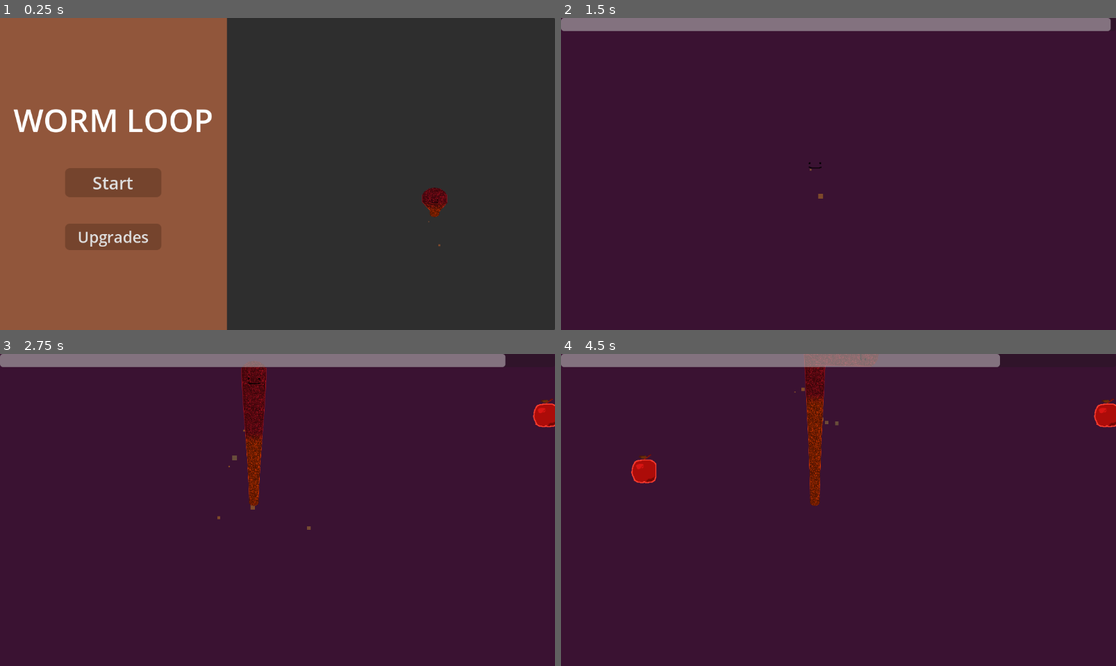
Above: before the commit, frames 1-4 (two rows, left to right).
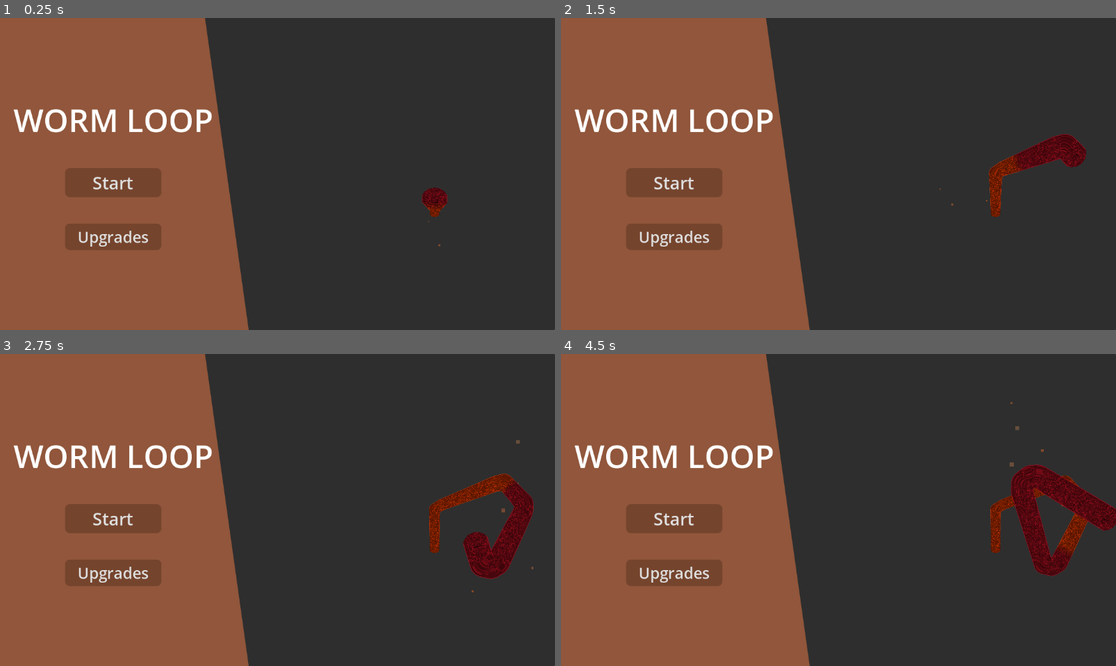
Above: after the commit, the same moments.

Repository: tylercchase/gmtk-2025
Game: Godot game, scene res://src/menus/main/main_menu.tscn
The game is run twice, just before and just after one commit, with the same random seed, the same clock (stepped at 60 frames per second) and the same inputs.
Inputs (mouse positions are in pixels of both pictures, inside the frame that each line leads up to):
- Up to frame 1 (0.25 s): no input
- Up to frame 2 (1.5 s): click "Upgrades" at 0.5 s; click (616, 86) at 1.25 s, where only the run before the commit has a clickable "Play Again"
- Up to frame 3 (2.75 s): click (111, 519) at 2 s, where only the run after the commit has a clickable "Start"
- Up to frame 4 (4.5 s): click (672, 519) at 2.75 s, where only the run after the commit has a clickable "Start"; move the mouse to (960, 494) at 3.52 s; hold D (move_right) 3.53-4.25 s; click (960, 494) at 3.6 s; drag from (727, 525) to (844, 354) at 4.27 s

The runs differ from the first frame. In frame 1, 2.1% of the frame differs, in the area x 36-45%, y 0-100%; in frame 2, 100%, in the area x 0-100%, y 0-100%; in frame 3, 100%; in frame 4, 100%.

Commit message:
style: main menu

Diff:
--- a/src/menus/main/main_menu.tscn
+++ b/src/menus/main/main_menu.tscn
@@ -10,6 +10,13 @@
 
 [sub_resource type="StyleBoxFlat" id="StyleBoxFlat_nrvvx"]
 bg_color = Color(0.568528, 0.33687, 0.230283, 1)
+skew = Vector2(-0.14, 0)
+
+[sub_resource type="StyleBoxFlat" id="StyleBoxFlat_dwrk1"]
+bg_color = Color(0.568627, 0.337255, 0.231373, 1)
+
+[sub_resource type="StyleBoxFlat" id="StyleBoxFlat_s1l6x"]
+bg_color = Color(0.6, 0.6, 0.6, 0)
 
 [sub_resource type="StyleBoxFlat" id="StyleBoxFlat_dbfwp"]
 content_margin_left = 10.0
@@ -65,9 +72,9 @@
 grow_horizontal = 2
 grow_vertical = 2
 script = ExtResource("1_vqa7h")
-start_button = NodePath("HBoxContainer/PanelContainer/MarginContainer/VBoxContainer/StartButton")
-upgrade_button = NodePath("HBoxContainer/PanelContainer/MarginContainer/VBoxContainer/UpgradesButton")
-quit_button = NodePath("HBoxContainer/PanelContainer/MarginContainer/VBoxContainer/QuitButton")
+start_button = NodePath("HBoxContainer/PanelContainer/VBoxContainer/StartButton")
+upgrade_button = NodePath("HBoxContainer/PanelContainer/VBoxContainer/UpgradesButton")
+quit_button = NodePath("HBoxContainer/PanelContainer/VBoxContainer/QuitButton")
 level_scene = "uid://cevc126su5f5q"
 upgrade_scene = "uid://dwumukl8x0xq7"
 
@@ -98,25 +105,26 @@
 layout_mode = 2
 theme_override_styles/panel = SubResource("StyleBoxFlat_nrvvx")
 
-[node name="MarginContainer" type="MarginContainer" parent="HBoxContainer/PanelContainer"]
+[node name="Panel" type="Panel" parent="HBoxContainer/PanelContainer"]
+custom_minimum_size = Vector2(200, 400)
 layout_mode = 2
-theme_override_constants/margin_left = 5
-theme_override_constants/margin_top = 5
-theme_override_constants/margin_right = 5
-theme_override_constants/margin_bottom = 5
+size_flags_horizontal = 0
+size_flags_vertical = 8
+theme_override_styles/panel = SubResource("StyleBoxFlat_dwrk1")
 
-[node name="VBoxContainer" type="VBoxContainer" parent="HBoxContainer/PanelContainer/MarginContainer"]
+[node name="VBoxContainer" type="VBoxContainer" parent="HBoxContainer/PanelContainer"]
 layout_mode = 2
 theme_override_constants/separation = 55
 alignment = 1
 
-[node name="Label" type="Label" parent="HBoxContainer/PanelContainer/MarginContainer/VBoxContainer"]
+[node name="Label" type="Label" parent="HBoxContainer/PanelContainer/VBoxContainer"]
 layout_mode = 2
 theme_override_font_sizes/font_size = 66
+theme_override_styles/normal = SubResource("StyleBoxFlat_s1l6x")
 text = "WORM LOOP"
 horizontal_alignment = 1
 
-[node name="StartButton" type="Button" parent="HBoxContainer/PanelContainer/MarginContainer/VBoxContainer"]
+[node name="StartButton" type="Button" parent="HBoxContainer/PanelContainer/VBoxContainer"]
 custom_minimum_size = Vector2(200, 0)
 layout_mode = 2
 size_flags_horizontal = 4
@@ -126,7 +134,7 @@
 theme_override_styles/normal = SubResource("StyleBoxFlat_juxiq")
 text = "Start"
 
-[node name="ShakerComponent" type="Node" parent="HBoxContainer/PanelContainer/MarginContainer/VBoxContainer/StartButton"]
+[node name="ShakerComponent" type="Node" parent="HBoxContainer/PanelContainer/VBoxContainer/StartButton"]
 script = ExtResource("5_juxiq")
 custom_target = true
 AutoPlay = true
@@ -134,7 +142,7 @@
 shakerProperty = Array[ExtResource("6_dbfwp")]([SubResource("Resource_33h7v")])
 metadata/_custom_type_script = "uid://csy14dm42mv3y"
 
-[node name="UpgradesButton" type="Button" parent="HBoxContainer/PanelContainer/MarginContainer/VBoxContainer"]
+[node name="UpgradesButton" type="Button" parent="HBoxContainer/PanelContainer/VBoxContainer"]
 custom_minimum_size = Vector2(200, 0)
 layout_mode = 2
 size_flags_horizontal = 4
@@ -144,11 +152,18 @@
 theme_override_styles/normal = SubResource("StyleBoxFlat_juxiq")
 text = "Upgrades"
 
-[node name="QuitButton" type="Button" parent="HBoxContainer/PanelContainer/MarginContainer/VBoxContainer"]
+[node name="QuitButton" type="Button" parent="HBoxContainer/PanelContainer/VBoxContainer"]
 visible = false
 layout_mode = 2
 size_flags_horizontal = 4
 text = "Quit"
+
+[node name="MarginContainer" type="MarginContainer" parent="HBoxContainer/PanelContainer"]
+layout_mode = 2
+theme_override_constants/margin_left = 5
+theme_override_constants/margin_top = 5
+theme_override_constants/margin_right = 5
+theme_override_constants/margin_bottom = 5
 
 [node name="SnakeZone" type="Control" parent="HBoxContainer"]
 layout_mode = 2
Not shown: 1 places in src/menus/main/main_menu.tscn that only renumber resources
